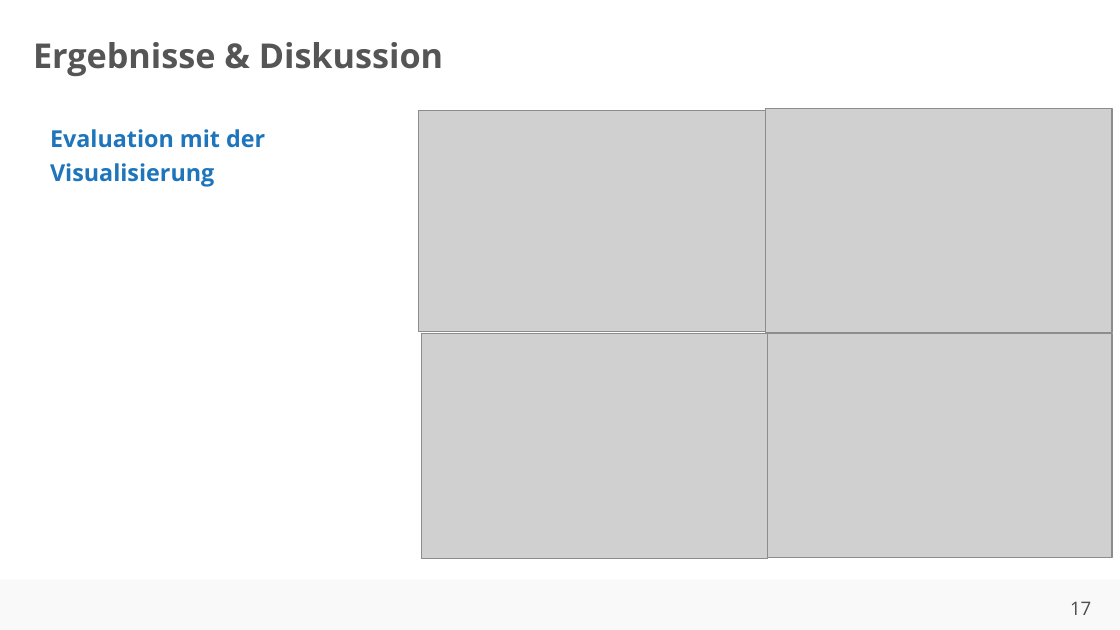
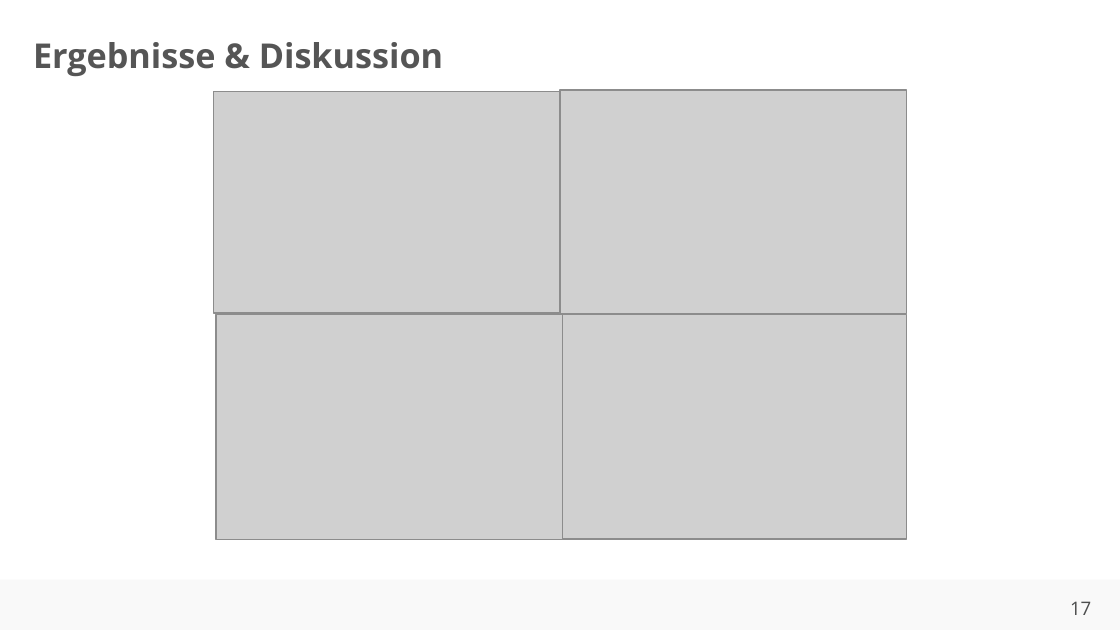
Before and after one commit to ahndavin/Abschlussarbeit_Bachelor, a slide deck: slide 17 of Kolloquium/Kolloquium.pptx. Drawn at 1120x630 pixels with LibreOffice and Linux fonts; fonts in the diff are those of the drawing; grey boxes stand for pictures; background and template pictures are left out. Boxes give left, top, right and bottom in pixels: in the first picture for what was removed or moved away, otherwise in the second. Text is boxed around its words. In the diff, an @@ line names an element or a change of style, - is before the commit and + after.

Commit message:
update

```diff
--- a/Kolloquium/Kolloquium.pptx
+++ b/Kolloquium/Kolloquium.pptx
@@ text removed at <box>50,129,265,187</box> @@
-Evaluation mit der Visualisierung
@@ 4 pictures: place and size @@
-4 pictures at <box>419,109,1111,559</box>
+4 pictures at <box>214,90,906,540</box>
```
Also in this commit, not shown: 1 other slide changed, 1 slide added.
